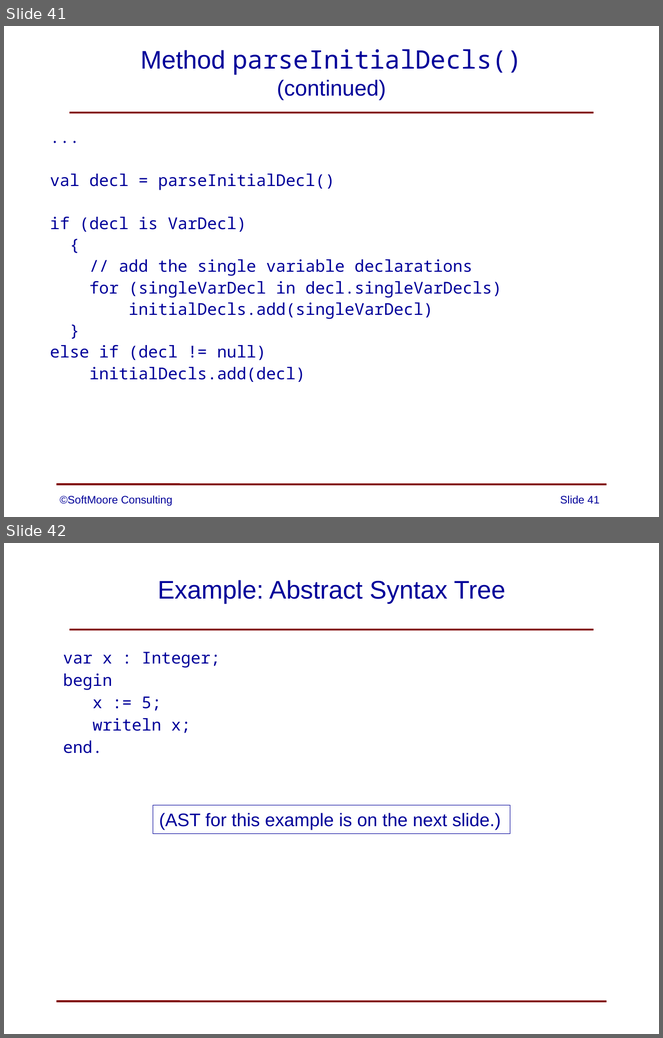
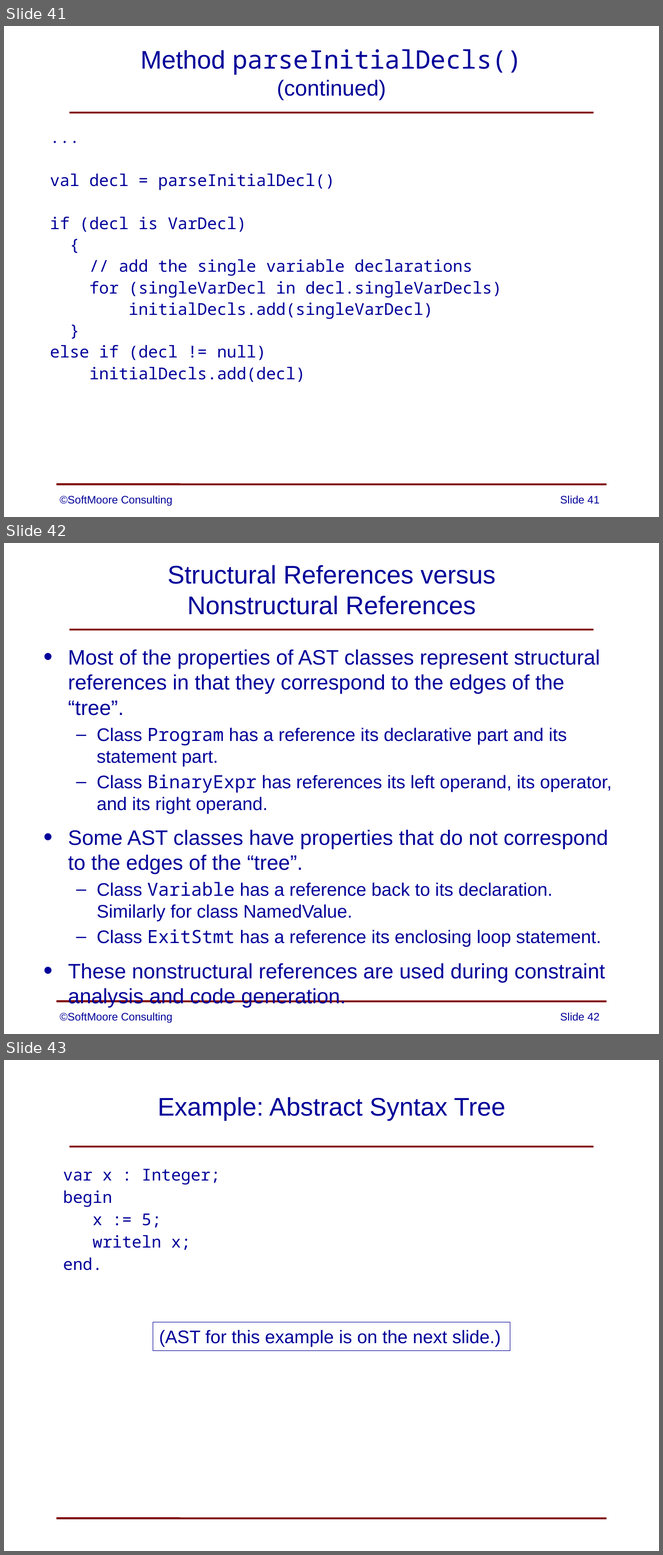
Before and after one commit to SoftMoore/CPRL-Kt, a slide deck: PowerPoint Slides/08 - Abstract Syntax Trees.pptx. Shown one above the other, each under a label of ours: slides 41 and 42 before the commit, slides 41, 42 and 43 after it. The pictures are 663x1038 and 663x1555 pixels, drawn with LibreOffice and Linux fonts; fonts in the diff are those of the drawing. Boxes give left, top, right and bottom in pixels: in the first picture for what was removed or moved away, otherwise in the second. Text is boxed around its words. In the diff, an @@ line names an element or a change of style, - is before the commit and + after.

Commit message:
added a slide on structural versus nonstructural references in the AST classes

```diff
--- a/PowerPoint Slides/08 - Abstract Syntax Trees.pptx
+++ b/PowerPoint Slides/08 - Abstract Syntax Trees.pptx
@@ slide 42 added at (4, 543, 659, 1034), background #FFFFFF; not listed: 2 template elements that a slide beside it also shows @@
@@ title added at (168, 565, 495, 615), 28 pt, text #000099 @@
+Structural References versus
+Nonstructural References
@@ text added at (68, 650, 612, 1004), 20 pt, text #000099 @@
+• Most of the properties of AST classes represent structural references in that they correspond to the edges of the “tree”.
+  – Class Program has a reference its declarative part and its statement part.
+  – Class BinaryExpr has references its left operand, its operator, and its right operand.
+• Some AST classes have properties that do not correspond
+  to the edges of the “tree”.
+  – Class Variable has a reference back to its declaration.
+    Similarly for class NamedValue.
+  – Class ExitStmt has a reference its enclosing loop statement.
+• These nonstructural references are used during constraint analysis and code generation.
@@ text added at (60, 1013, 172, 1023), 12 pt, text #000099 @@
+©SoftMoore Consulting
@@ page number added at (560, 1013, 599, 1021), 12 pt, text #000099 @@
+Slide 42
@@ what was slide 42 is now slide 43 @@
```
Also in this commit, not shown: 1 other file.
